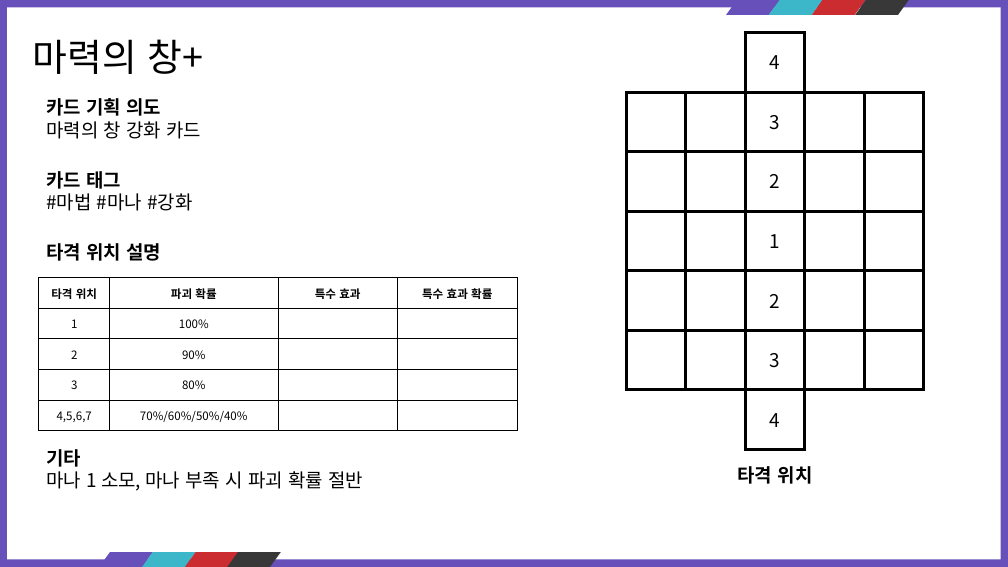
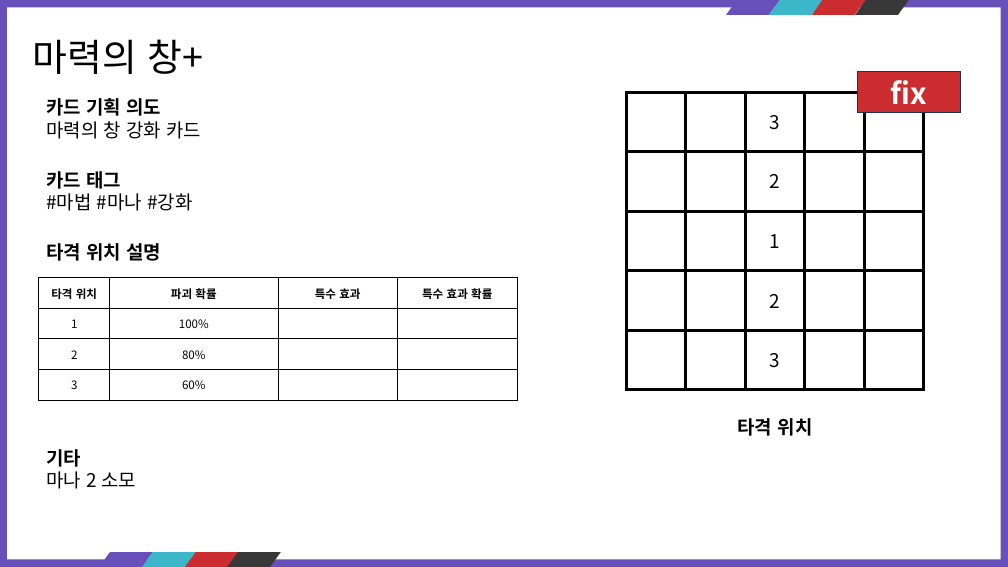
Before and after one commit to kauthor/FluffyDisdog, a slide deck: slide 16 of Plan/기획서/마법사.pptx (slide 13 before the commit). Drawn at 1008x567 pixels with LibreOffice and Linux fonts; fonts in the diff are those of the drawing. Boxes give left, top, right and bottom in pixels: in the first picture for what was removed or moved away, otherwise in the second. Text is boxed around its words. In the diff, an @@ line names an element or a change of style, - is before the commit and + after.

```diff
--- a/Plan/기획서/마법사.pptx
+++ b/Plan/기획서/마법사.pptx
@@ rectangle removed at [746, 33, 805, 92] @@
-4
@@ rectangle added at [858, 72, 960, 113], fill #CB2C30, outline #1E3256 1 pt, 28 pt, text #FFFFFF, bold @@
+fix
@@ table at [39, 278, 517, 400] @@
-row 3: 2 | 90% |  | 
-row 4: 3 | 80% |  | 
-row 5: 4,5,6,7 | 70%/60%/50%/40% |  | 
+row 3: 2 | 80% |  | 
+row 4: 3 | 60% |  | 
@@ text "타격 위치": place and size @@
-text "타격 위치" at [738, 466, 813, 484]
+text "타격 위치" at [738, 418, 813, 436]
@@ rectangle removed at [746, 390, 805, 450] @@
-4
@@ text at [46, 471, 136, 489]: text changed @@
-마나 1 소모, 마나 부족 시 파괴 확률 절반
+마나 2 소모
```
Also in this commit, not shown: 16 other slides changed, 23 slides added.
